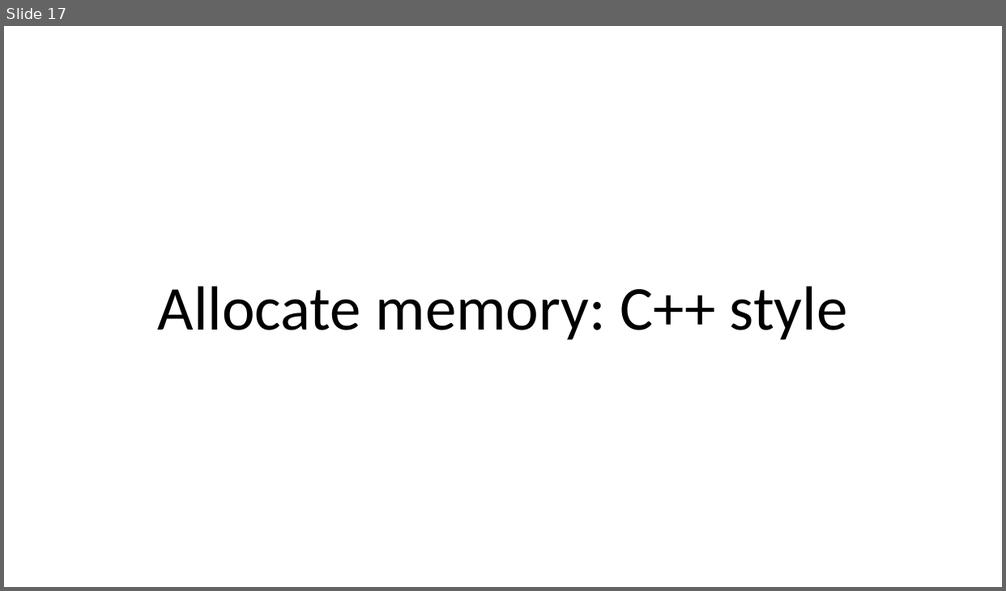
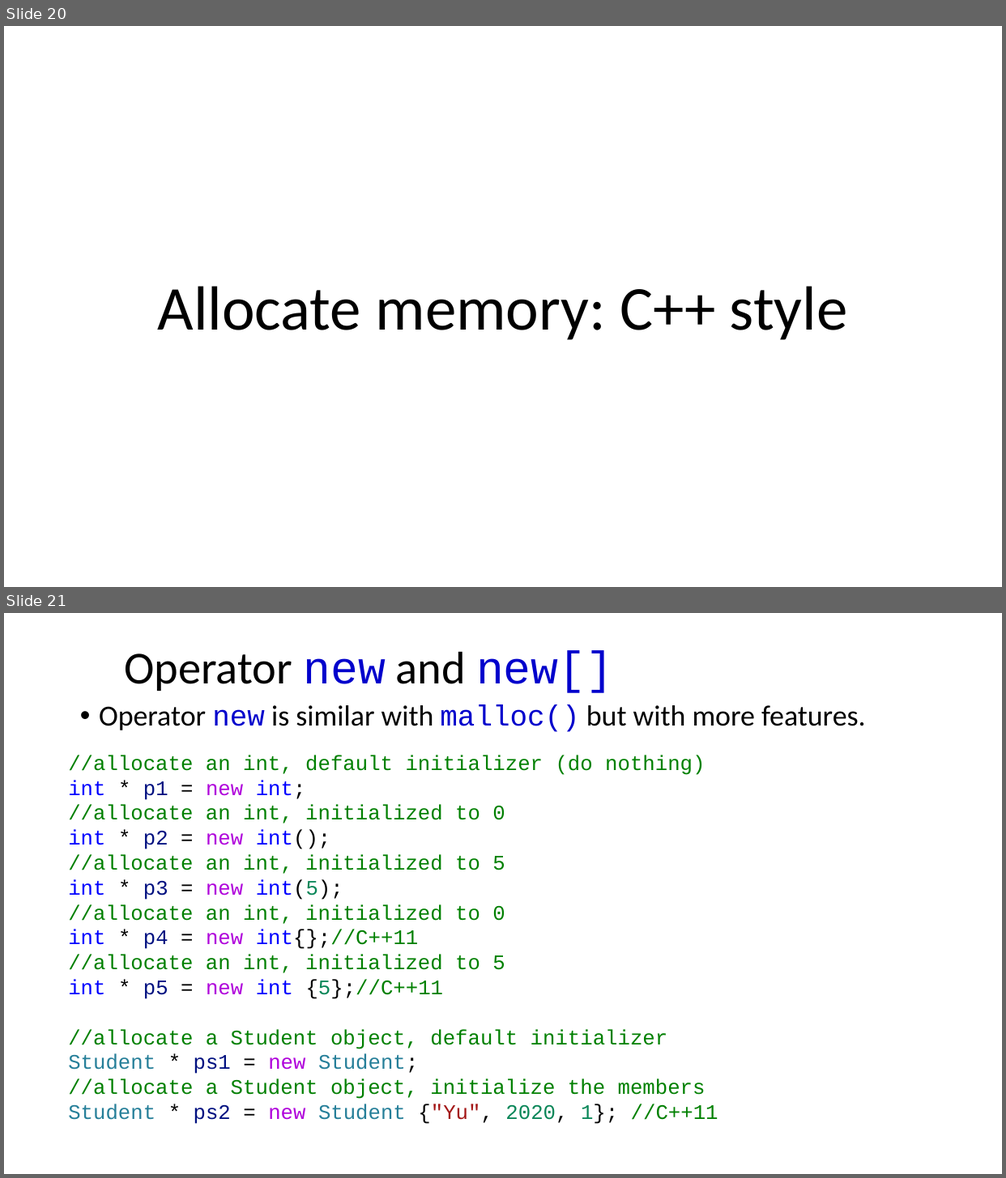
Before and after one commit to dayekuaipao/CPPLearning, a slide deck: week05/Lecture05.pptx. Shown one above the other, each under a label of ours: slide 17 before the commit, slides 20 and 21 after it. The pictures are 1006x591 and 1006x1178 pixels, drawn with LibreOffice and Linux fonts; fonts in the diff are those of the drawing; background and template pictures are left out. Boxes give left, top, right and bottom in pixels: in the first picture for what was removed or moved away, otherwise in the second. Text is boxed around its words. In the diff, an @@ line names an element or a change of style, - is before the commit and + after.

```diff
--- a/week05/Lecture05.pptx
+++ b/week05/Lecture05.pptx
@@ slide 21 added at [4, 613, 1002, 1174], background #FFFFFF @@
@@ title added at [124, 650, 613, 693], 44 pt, text #000000 @@
+Operator new and new[]
@@ text added at [99, 705, 866, 732], 28 pt, text #000000 @@
+• Operator new is similar with malloc() but with more features.
@@ text added at [68, 755, 718, 1124], 20 pt, text #008000 @@
+//allocate an int, default initializer (do nothing)
+int * p1 = new int;
+//allocate an int, initialized to 0
+int * p2 = new int();
+//allocate an int, initialized to 5
+int * p3 = new int(5);
+//allocate an int, initialized to 0
+int * p4 = new int{};//C++11
+//allocate an int, initialized to 5
+int * p5 = new int {5};//C++11
+//allocate a Student object, default initializer
+Student * ps1 = new Student;
+//allocate a Student object, initialize the members
+Student * ps2 = new Student {"Yu", 2020, 1}; //C++11
@@ what was slide 17 is now slide 20 @@
```
Also in this commit, not shown: 2 slides changed, 6 other slides added, 2 slides removed, 3 other files.
